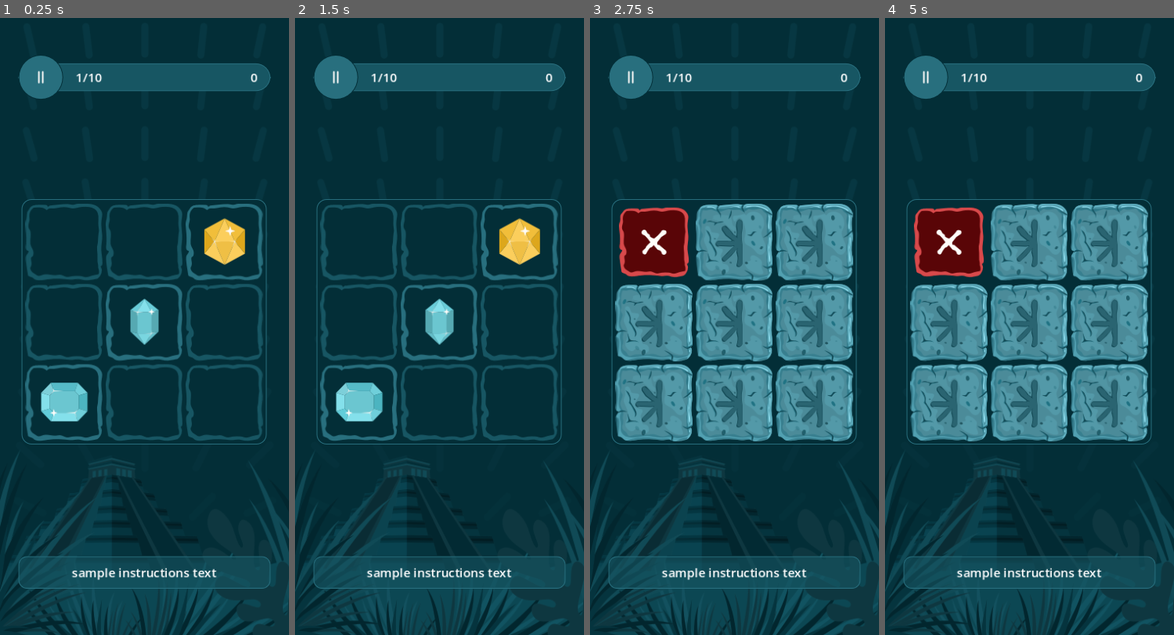
Above: before the commit, frames 1-4 (left to right).
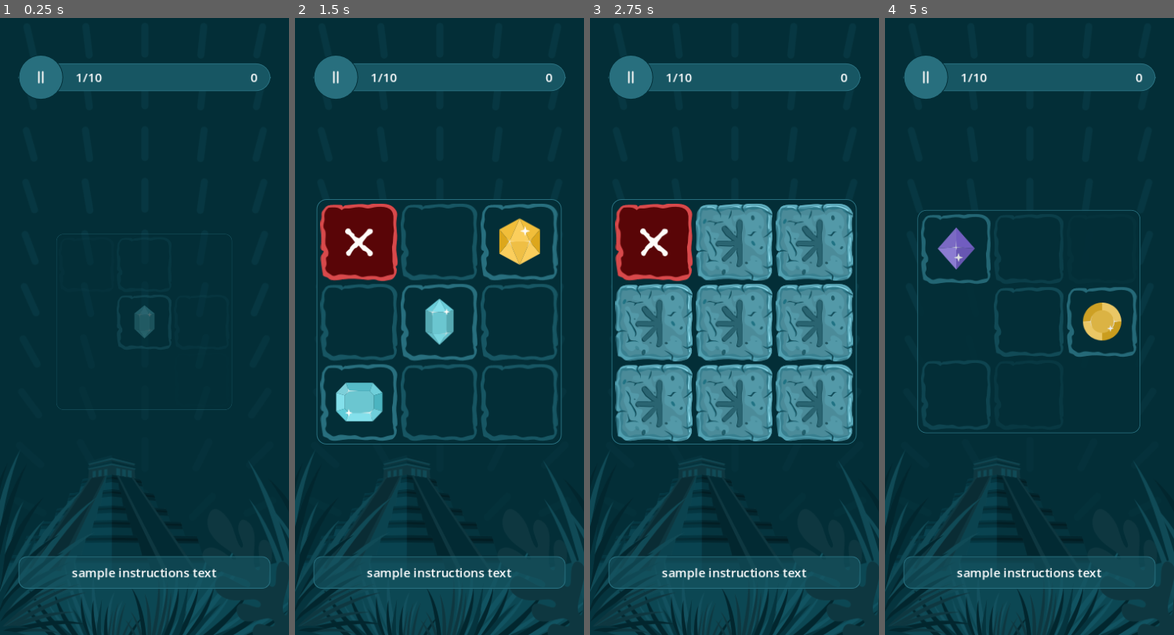
Above: after the commit, the same moments.

Repository: SugarF0x/hidden-gems-gd
Game: Godot game, scene res://hidden_gems_scene.tscn
The game is run twice, just before and just after one commit, with the same random seed, the same clock (stepped at 60 frames per second) and the same inputs.
Inputs (mouse positions are in pixels of both pictures, inside the frame that each line leads up to):
- Up to frame 1 (0.25 s): no input
- Up to frame 2 (1.5 s): click (358, 240) at 0.52 s; click (358, 240) at 1.27 s
- Up to frame 3 (2.75 s): click (653, 240) at 2.02 s
- Up to frame 4 (5 s): click (925, 79) at 2.75 s; tap Enter at 3.5 s

The runs differ from the first frame. In frame 1, 8.0% of the frame differs, in the area x 7-93%, y 29-70%; in frame 2, 3.2%; in frame 3, 1.3%; in frame 4, 29%.

Commit message:
add grid fade in animation

Diff:
--- a/gem.gd
+++ b/gem.gd
@@ -89,6 +89,13 @@
 	if Engine.is_editor_hint(): state = BackgroundState.FOUND
 	else: state = BackgroundState.HIDDEN
 
+func set_opacity(value: float) -> void: modulate.a = value
+
+func fade(value: bool) -> Signal:
+	if value: animation_player.play("fade")
+	else: animation_player.play_backwards("fade")
+	return animation_player.animation_finished
+
 signal gem_clicked
 func on_gem_clicked(): if not disabled: gem_clicked.emit()
 func on_press_down(): if not disabled: animation_player.play("press")
--- a/gem.tscn
+++ b/gem.tscn
@@ -1,8 +1,8 @@
-[gd_scene load_steps=7 format=3 uid="uid://56q1v0fgl0yi"]
+[gd_scene load_steps=8 format=3 uid="uid://56q1v0fgl0yi"]
 
 [ext_resource type="Script" path="res://gem.gd" id="1_e1ali"]
 [ext_resource type="Texture2D" uid="uid://dpgew03covbjf" path="res://assets/backgrounds/found.svg" id="2_p743g"]
-[ext_resource type="Texture2D" uid="uid://c7c8fmrpa0hxy" path="res://assets/gems/1.svg" id="3_46vhp"]
+[ext_resource type="Texture2D" uid="uid://xxk4vwn1128n" path="res://assets/gems/2.svg" id="3_gvfaf"]
 
 [sub_resource type="Animation" id="Animation_et3wj"]
 length = 0.001
@@ -17,6 +17,35 @@
 "transitions": PackedFloat32Array(1),
 "update": 0,
 "values": [Vector2(1, 1)]
+}
+tracks/1/type = "value"
+tracks/1/imported = false
+tracks/1/enabled = true
+tracks/1/path = NodePath(".:modulate")
+tracks/1/interp = 1
+tracks/1/loop_wrap = true
+tracks/1/keys = {
+"times": PackedFloat32Array(0),
+"transitions": PackedFloat32Array(1),
+"update": 0,
+"values": [Color(1, 1, 1, 1)]
+}
+
+[sub_resource type="Animation" id="Animation_6w7p5"]
+resource_name = "fade"
+length = 0.3
+step = 0.01
+tracks/0/type = "value"
+tracks/0/imported = false
+tracks/0/enabled = true
+tracks/0/path = NodePath(".:modulate")
+tracks/0/interp = 1
+tracks/0/loop_wrap = true
+tracks/0/keys = {
+"times": PackedFloat32Array(0, 0.3),
+"transitions": PackedFloat32Array(1, 1),
+"update": 0,
+"values": [Color(1, 1, 1, 0), Color(1, 1, 1, 1)]
 }
 
 [sub_resource type="Animation" id="Animation_54rgc"]
@@ -39,6 +68,7 @@
 [sub_resource type="AnimationLibrary" id="AnimationLibrary_q13n7"]
 _data = {
 "RESET": SubResource("Animation_et3wj"),
+"fade": SubResource("Animation_6w7p5"),
 "press": SubResource("Animation_54rgc")
 }
 
@@ -76,7 +106,7 @@
 offset_bottom = 34.0
 grow_horizontal = 2
 grow_vertical = 2
-texture = ExtResource("3_46vhp")
+texture = ExtResource("3_gvfaf")
 
 [node name="Button" type="Button" parent="."]
 layout_mode = 1
--- a/grid.gd
+++ b/grid.gd
@@ -5,6 +5,7 @@
 var gem_scene: PackedScene = load("res://gem.tscn")
 
 @onready var grid_container: GridContainer = $MarginContainer/GridContainer
+@onready var animation_player: AnimationPlayer = $AnimationPlayer
 
 @export var width: int = 2:
 	set(value):
@@ -16,6 +17,7 @@
 @export var height: int = 3:
 	set(value):
 		height = value
+		sync_grid_size()
 		randomize_gem_indexes()
 		redraw_grid()
 
@@ -31,9 +33,11 @@
 func _ready() -> void:
 	sync_grid_size()
 	start()
+	resized.connect(func(): pivot_offset = get_size() / 2)
 
 func sync_grid_size() -> void:
-	if grid_container: grid_container.columns = width
+	if not grid_container: return
+	grid_container.columns = width
 
 func redraw_grid() -> void:
 	if not grid_container: return
@@ -61,7 +65,7 @@
 	gems_user_revealed += 1
 	var gem = gem_children[index]
 	gem.state = Gem.BackgroundState.FOUND if index in gem_indexes else Gem.BackgroundState.WRONG
-	set_gem_processing(index, false)
+	#set_gem_processing(index, false)
 
 	if gems_user_revealed >= gem_count:
 		gems_user_revealed = 0
@@ -80,27 +84,43 @@
 	redraw_grid()
 	if Engine.is_editor_hint(): return
 
+	fade(true)
 	reveal_gems()
-	for index in gem_children.size(): set_gem_processing(index, false)
 	await get_tree().create_timer(2.0).timeout
-	for index in gem_children.size(): set_gem_processing(index, true)
 	hide_gems()
-
-func set_gem_processing(index: int, value: bool) -> void:
-	gem_children[index].process_mode = Node.PROCESS_MODE_INHERIT if value else Node.PROCESS_MODE_DISABLED
 
 # TODO: a lot of this logic is to be moved out into a parent script that would also have control over instructions and hud along with this
 
 func on_round_end() -> void:
 	for index in get_child_count():
 		var gem = get_child(index) as Gem
-		if gem.process_mode == Node.PROCESS_MODE_DISABLED: continue
+		#if gem.process_mode == Node.PROCESS_MODE_DISABLED: continue
 		if index not in gem_indexes: continue
 		if gem.state == Gem.BackgroundState.HIDDEN: gem.state = Gem.BackgroundState.MISSED if index in gem_indexes else Gem.BackgroundState.EMPTY
-		set_gem_processing(index, false)
 
 	await get_tree().create_timer(2.0).timeout
 	hide_gems()
 	await get_tree().create_timer(.5).timeout
 	redraw_grid()
 	start()
+
+func call_with_delay(fun: Callable, delay_time: float) -> void:
+	await get_tree().create_timer(delay_time).timeout
+	fun.call()
+
+func fade(value: bool) -> Signal:
+	if (not value):
+		animation_player.play_backwards("fade")
+		return animation_player.animation_finished
+
+	animation_player.play("fade")
+
+	var gem_animation_pool = gem_children.duplicate()
+	gem_animation_pool.shuffle()
+
+	for gem_index in gem_animation_pool.size():
+		var gem = gem_animation_pool[gem_index] as Gem
+		gem.set_opacity(0.0)
+		call_with_delay(gem.fade.bind(true), .05 * gem_index)
+
+	return animation_player.animation_finished
--- a/grid.tscn
+++ b/grid.tscn
@@ -14,14 +14,86 @@
 corner_radius_bottom_right = 12
 corner_radius_bottom_left = 12
 
+[sub_resource type="Animation" id="Animation_ypld3"]
+length = 0.001
+tracks/0/type = "value"
+tracks/0/imported = false
+tracks/0/enabled = true
+tracks/0/path = NodePath(".:modulate")
+tracks/0/interp = 1
+tracks/0/loop_wrap = true
+tracks/0/keys = {
+"times": PackedFloat32Array(0),
+"transitions": PackedFloat32Array(1),
+"update": 0,
+"values": [Color(1, 1, 1, 1)]
+}
+tracks/1/type = "value"
+tracks/1/imported = false
+tracks/1/enabled = true
+tracks/1/path = NodePath(".:scale")
+tracks/1/interp = 1
+tracks/1/loop_wrap = true
+tracks/1/keys = {
+"times": PackedFloat32Array(0),
+"transitions": PackedFloat32Array(1),
+"update": 0,
+"values": [Vector2(1, 1)]
+}
+
+[sub_resource type="Animation" id="Animation_81cst"]
+resource_name = "fade"
+length = 0.5
+step = 0.01
+tracks/0/type = "value"
+tracks/0/imported = false
+tracks/0/enabled = true
+tracks/0/path = NodePath(".:modulate")
+tracks/0/interp = 2
+tracks/0/loop_wrap = true
+tracks/0/keys = {
+"times": PackedFloat32Array(0, 0.5),
+"transitions": PackedFloat32Array(-2, -2),
+"update": 0,
+"values": [Color(1, 1, 1, 0), Color(1, 1, 1, 1)]
+}
+tracks/1/type = "value"
+tracks/1/imported = false
+tracks/1/enabled = true
+tracks/1/path = NodePath(".:scale")
+tracks/1/interp = 1
+tracks/1/loop_wrap = true
+tracks/1/keys = {
+"times": PackedFloat32Array(0, 0.5),
+"transitions": PackedFloat32Array(-2, -2),
+"update": 0,
+"values": [Vector2(0.5, 0.5), Vector2(1, 1)]
+}
+
+[sub_resource type="AnimationLibrary" id="AnimationLibrary_k4lnj"]
+_data = {
+"RESET": SubResource("Animation_ypld3"),
+"fade": SubResource("Animation_81cst")
+}
+
 [node name="GemGrid" type="PanelContainer"]
-offset_right = 204.0
-offset_bottom = 312.0
+offset_right = 110.0
+offset_bottom = 110.0
+pivot_offset = Vector2(107, 159)
+size_flags_horizontal = 0
+size_flags_vertical = 0
 theme_override_styles/panel = SubResource("StyleBoxFlat_qrr8x")
 script = ExtResource("1_g6546")
 
+[node name="AnimationPlayer" type="AnimationPlayer" parent="."]
+libraries = {
+"": SubResource("AnimationLibrary_k4lnj")
+}
+
 [node name="MarginContainer" type="MarginContainer" parent="."]
 layout_mode = 2
+size_flags_horizontal = 0
+size_flags_vertical = 0
 theme_override_constants/margin_left = 4
 theme_override_constants/margin_top = 4
 theme_override_constants/margin_right = 4
@@ -29,4 +101,6 @@
 
 [node name="GridContainer" type="GridContainer" parent="MarginContainer"]
 layout_mode = 2
+size_flags_horizontal = 0
+size_flags_vertical = 0
 columns = 2
Not shown: 1 places in grid.tscn that only renumber resources
